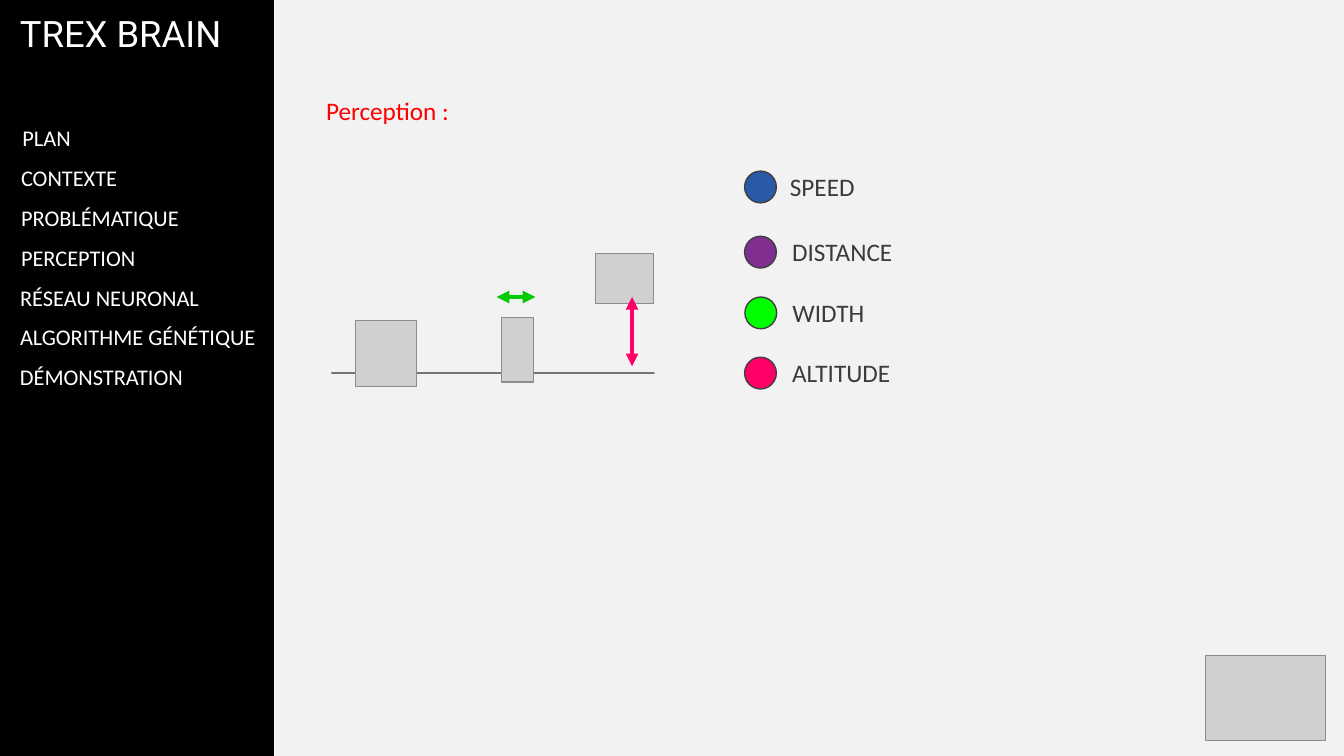
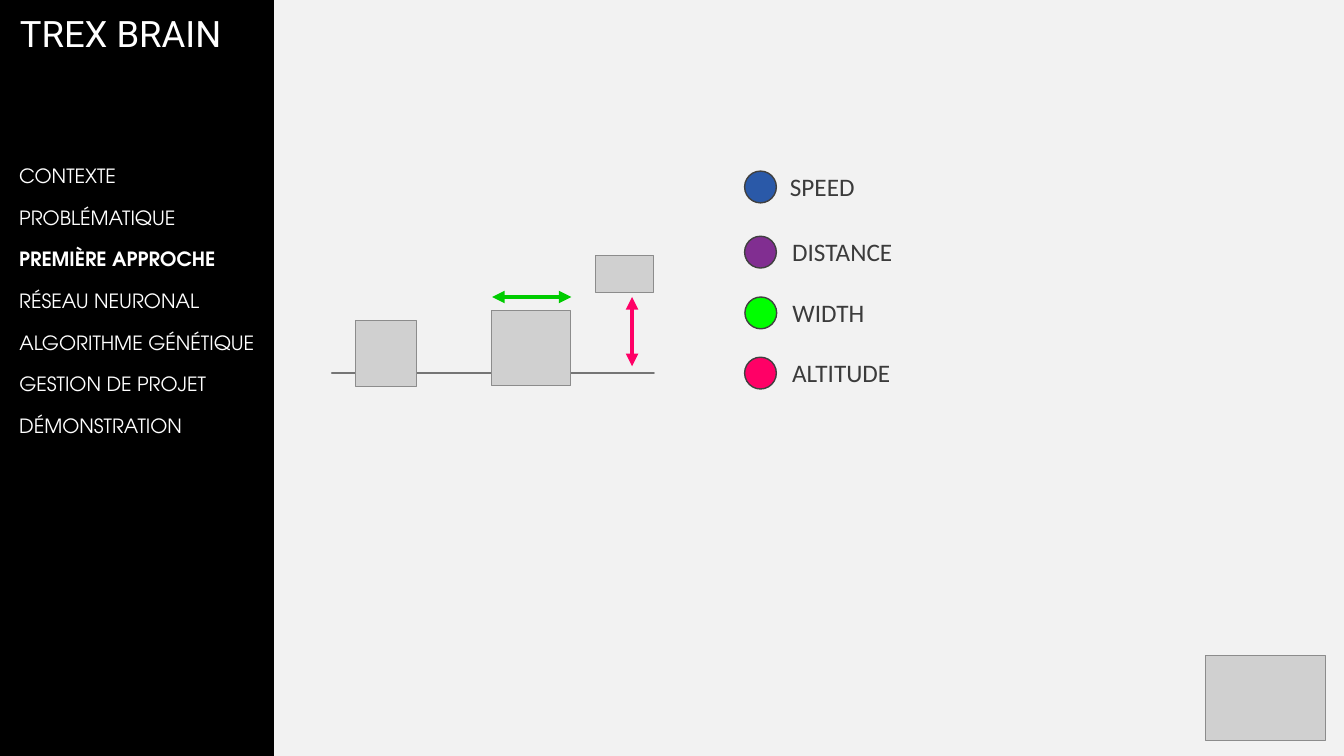
Before and after one commit to corbienassisdev/TRex-Brain, a slide deck: slide 8 of gesp/soutenance/Soutenance_V02.pptx (slide 9 before the commit). Drawn at 1344x756 pixels with LibreOffice and Linux fonts; fonts in the diff are those of the drawing; grey boxes stand for pictures; background and template pictures are left out. Boxes give left, top, right and bottom in pixels: in the first picture for what was removed or moved away, otherwise in the second. Text is boxed around its words. In the diff, an @@ line names an element or a change of style, - is before the commit and + after.

```diff
--- a/gesp/soutenance/Soutenance_V02.pptx
+++ b/gesp/soutenance/Soutenance_V02.pptx
@@ text removed at (326, 102, 436, 124) @@
-Perception :
@@ text removed at (22, 131, 70, 146) @@
-PLAN
@@ size 16 to 14 pt, font Calibri to TeX Gyre Adventor in 5 elements at (19, 289, 199, 309), (19, 331, 254, 351), (19, 206, 175, 226), (19, 414, 182, 434), (19, 168, 116, 184) @@
@@ text added at (19, 246, 215, 267), 14 pt, text #FFFFFF, bold @@
+PREMIÈRE APPROCHE
@@ text removed at (21, 251, 135, 266) @@
-PERCEPTION
@@ picture: place and size @@
-picture at (595, 254, 653, 304)
+picture at (595, 256, 653, 292)
@@ double arrow moved from (497, 297) - (535, 297) to (492, 297) - (572, 297) @@
@@ picture added at (492, 311, 572, 386) @@
@@ picture removed at (501, 318, 533, 382) @@
@@ text added at (19, 376, 206, 392), 14 pt, text #FFFFFF @@
+GESTION DE PROJET
@@ text "DÉMONSTRATION": place and size @@
-text "DÉMONSTRATION" at (20, 366, 183, 385)
+text "DÉMONSTRATION" at (19, 414, 182, 434)
```
Also in this commit, not shown: 22 other slides changed, 2 slides added, 1 slide removed, 5 other files.
